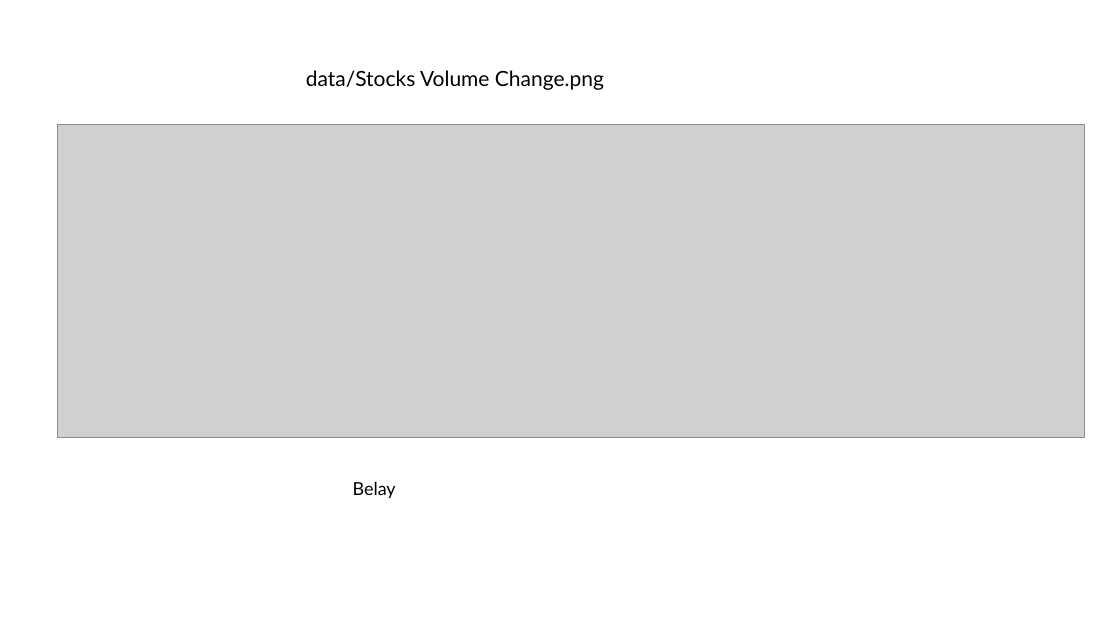
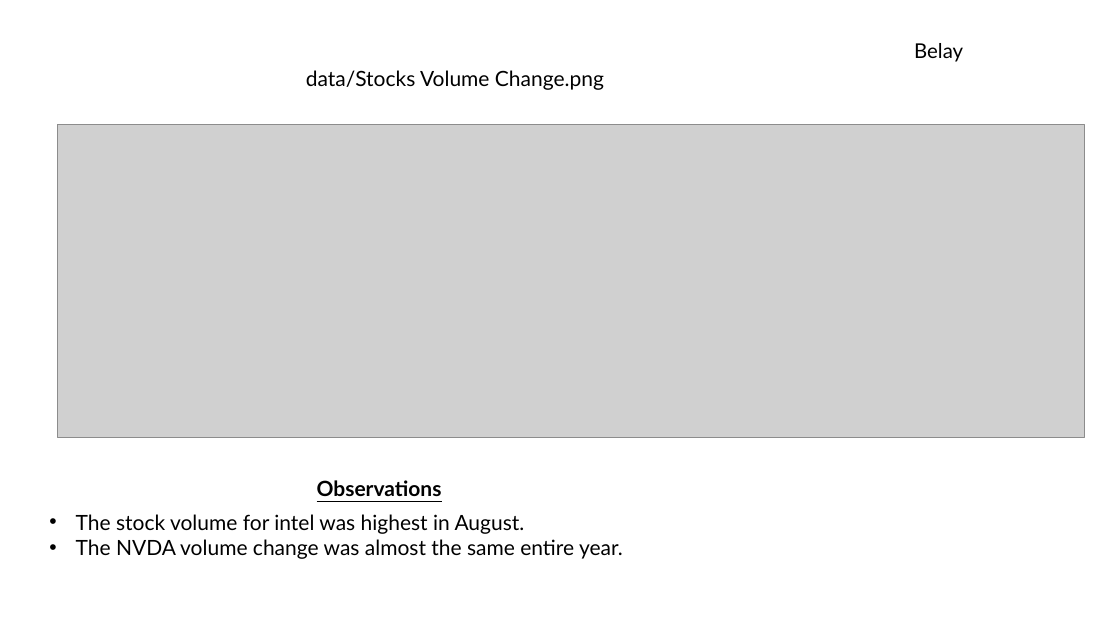
Before and after one commit to Belayohio/project_1, a slide deck: slide 7 of data/Slide_project_1.pptx. Drawn at 1120x630 pixels with LibreOffice and Linux fonts; fonts in the diff are those of the drawing; grey boxes stand for pictures. Boxes give left, top, right and bottom in pixels: in the first picture for what was removed or moved away, otherwise in the second. Text is boxed around its words. In the diff, an @@ line names an element or a change of style, - is before the commit and + after.

```diff
--- a/data/Slide_project_1.pptx
+++ b/data/Slide_project_1.pptx
@@ text "Belay": place and size @@
-text "Belay" at (353,481,396,498)
+text "Belay" at (914,43,963,62)
@@ text "Belay" at (914,43,963,62): size 15.4 to 17.5 pt @@
@@ text added at (317,480,442,496), 18 pt, text #000000, bold, underline @@
+Observations
@@ text added at (76,514,623,559), 18 pt, text #000000 @@
+• The stock volume for intel was highest in August.
+• The NVDA volume change was almost the same entire year.
```
Also in this commit, not shown: 5 other slides changed, 2 slides removed.
